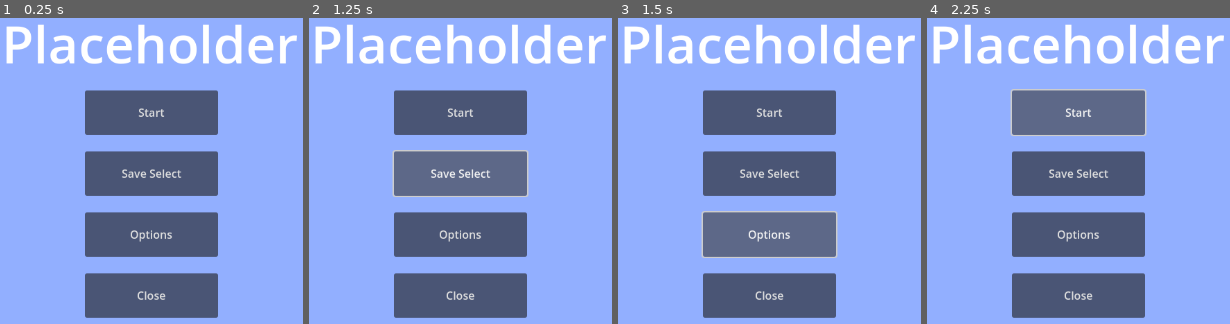
Above: before the commit, frames 1-4 (left to right).
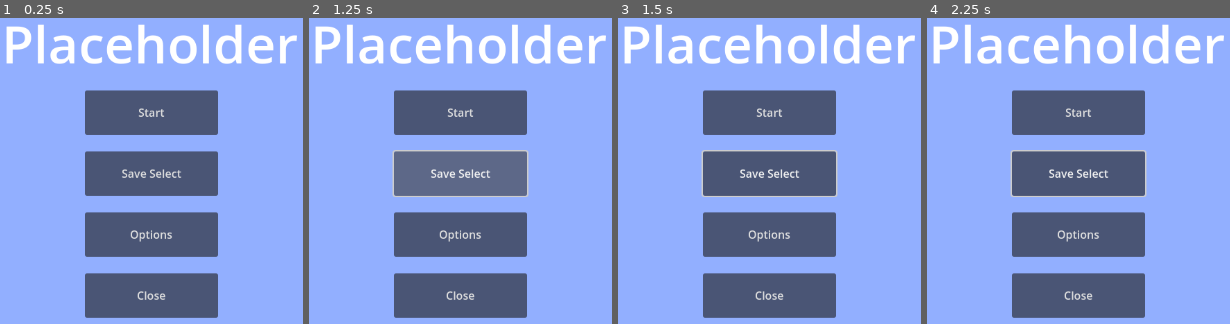
Above: after the commit, the same moments.

Repository: Teslakore1/Platformer
Game: Godot game, scene res://Scenes/1 Title Menus/Title Menu/TitleScreen.tscn
Same seed, same stepped clock (60 frames per second), same inputs: the game is played once before the commit and once after it. The project has no main scene, so this scene is started directly.
Inputs:
- Up to frame 1 (0.25 s): no input
- Up to frame 2 (1.25 s): click "Save Select" at 0.5 s
- Up to frame 3 (1.5 s): click "Options" at 1.25 s
- Up to frame 4 (2.25 s): click "Start" at 2 s

Frames 1-2 are identical in both runs. In frame 3, 1.1% of the frame differs, in the area x 27-73%, y 43-79%; in frame 4, 1.1%, in the area x 27-73%, y 23-59%.

Commit message:
Button Function
Title screen buttons added functionality
Options menu opens and closes

Diff:
--- /dev/null
+++ b/Scenes/1 Title Menus/Options Menu/Options_Menu.gd
@@ -0,0 +1,15 @@
+extends Control
+
+
+# Called when the node enters the scene tree for the first time.
+func _ready():
+	pass # Replace with function body.
+
+
+# Called every frame. 'delta' is the elapsed time since the previous frame.
+func _process(delta):
+	pass
+
+
+func _on_button_pressed():
+	hide()
--- a/Scenes/1 Title Menus/Options Menu/Options_Menu.tscn
+++ b/Scenes/1 Title Menus/Options Menu/Options_Menu.tscn
@@ -1,4 +1,6 @@
-[gd_scene format=3 uid="uid://d3bjdruq6wn6s"]
+[gd_scene load_steps=2 format=3 uid="uid://d3bjdruq6wn6s"]
+
+[ext_resource type="Script" path="res://Scenes/1 Title Menus/Options Menu/Options_Menu.gd" id="1_0235h"]
 
 [node name="OptionsMenu" type="Control"]
 layout_mode = 3
@@ -7,3 +9,20 @@
 anchor_bottom = 1.0
 grow_horizontal = 2
 grow_vertical = 2
+script = ExtResource("1_0235h")
+
+[node name="Background" type="ColorRect" parent="."]
+layout_mode = 0
+offset_right = 1152.0
+offset_bottom = 648.0
+color = Color(0.247059, 0.247059, 0.247059, 1)
+
+[node name="Button" type="Button" parent="."]
+layout_mode = 0
+offset_left = 512.0
+offset_top = 448.0
+offset_right = 640.0
+offset_bottom = 576.0
+text = "Main Menu"
+
+[connection signal="pressed" from="Button" to="." method="_on_button_pressed"]
--- /dev/null
+++ b/Scenes/1 Title Menus/Title Menu/TitleScreen.gd
@@ -0,0 +1,22 @@
+extends Control
+
+
+# Called when the node enters the scene tree for the first time.
+func _ready():
+	pass # Replace with function body.
+
+
+# Called every frame. 'delta' is the elapsed time since the previous frame.
+func _process(delta):
+	pass
+
+# BS Functions added for button funtion in order the buttons show up on the title menu.
+func _on_save_select_button_pressed():
+	$GameSaves.show()
+
+func _on_options_button_pressed():
+	$OptionsMenu.show()
+
+func _on_close_button_pressed():
+	get_tree().quit()
+# BS Button functions end
--- a/Scenes/1 Title Menus/Title Menu/TitleScreen.tscn
+++ b/Scenes/1 Title Menus/Title Menu/TitleScreen.tscn
@@ -1,4 +1,8 @@
-[gd_scene format=3 uid="uid://cy7dvo41awosy"]
+[gd_scene load_steps=4 format=3 uid="uid://cy7dvo41awosy"]
+
+[ext_resource type="Script" path="res://Scenes/1 Title Menus/Title Menu/TitleScreen.gd" id="1_ss24l"]
+[ext_resource type="PackedScene" uid="uid://d3bjdruq6wn6s" path="res://Scenes/1 Title Menus/Options Menu/Options_Menu.tscn" id="2_weie3"]
+[ext_resource type="PackedScene" uid="uid://dsjdixvx5kbuu" path="res://Scenes/1 Title Menus/Game Saves Menu/Game_Saves.tscn" id="3_5sqmr"]
 
 [node name="Control" type="Control"]
 layout_mode = 3
@@ -7,14 +11,15 @@
 anchor_bottom = 1.0
 grow_horizontal = 2
 grow_vertical = 2
+script = ExtResource("1_ss24l")
 
-[node name="ColorRect" type="ColorRect" parent="."]
+[node name="Background" type="ColorRect" parent="."]
 layout_mode = 0
 offset_right = 1152.0
 offset_bottom = 648.0
 color = Color(0.572549, 0.686275, 1, 1)
 
-[node name="Label" type="Label" parent="."]
+[node name="Game Title" type="Label" parent="."]
 layout_mode = 0
 offset_left = 360.0
 offset_top = 152.0
@@ -23,7 +28,7 @@
 theme_override_font_sizes/font_size = 75
 text = "Placeholder"
 
-[node name="Button" type="Button" parent="."]
+[node name="Start Button" type="Button" parent="."]
 layout_mode = 0
 offset_left = 480.0
 offset_top = 272.0
@@ -31,7 +36,7 @@
 offset_bottom = 336.0
 text = "Start"
 
-[node name="Button2" type="Button" parent="."]
+[node name="Save Select Button" type="Button" parent="."]
 layout_mode = 0
 offset_left = 480.0
 offset_top = 360.0
@@ -39,7 +44,7 @@
 offset_bottom = 424.0
 text = "Save Select"
 
-[node name="Button3" type="Button" parent="."]
+[node name="Options Button" type="Button" parent="."]
 layout_mode = 0
 offset_left = 480.0
 offset_top = 448.0
@@ -47,10 +52,22 @@
 offset_bottom = 512.0
 text = "Options"
 
-[node name="Button4" type="Button" parent="."]
+[node name="Close Button" type="Button" parent="."]
 layout_mode = 0
 offset_left = 480.0
 offset_top = 536.0
 offset_right = 672.0
 offset_bottom = 600.0
 text = "Close"
+
+[node name="OptionsMenu" parent="." instance=ExtResource("2_weie3")]
+visible = false
+layout_mode = 1
+
+[node name="GameSaves" parent="." instance=ExtResource("3_5sqmr")]
+visible = false
+layout_mode = 1
+
+[connection signal="pressed" from="Save Select Button" to="." method="_on_save_select_button_pressed"]
+[connection signal="pressed" from="Options Button" to="." method="_on_options_button_pressed"]
+[connection signal="pressed" from="Close Button" to="." method="_on_close_button_pressed"]
